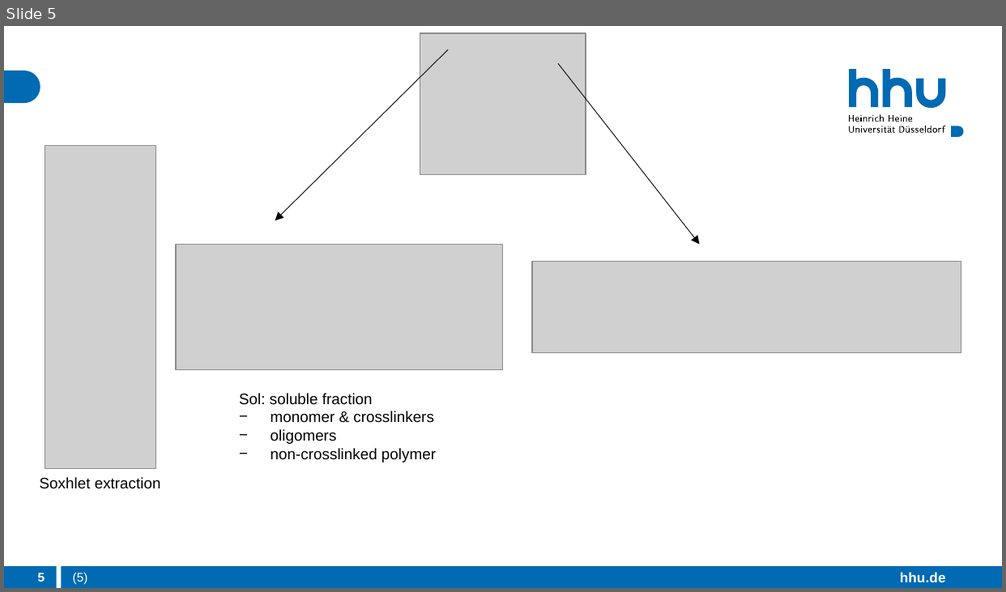
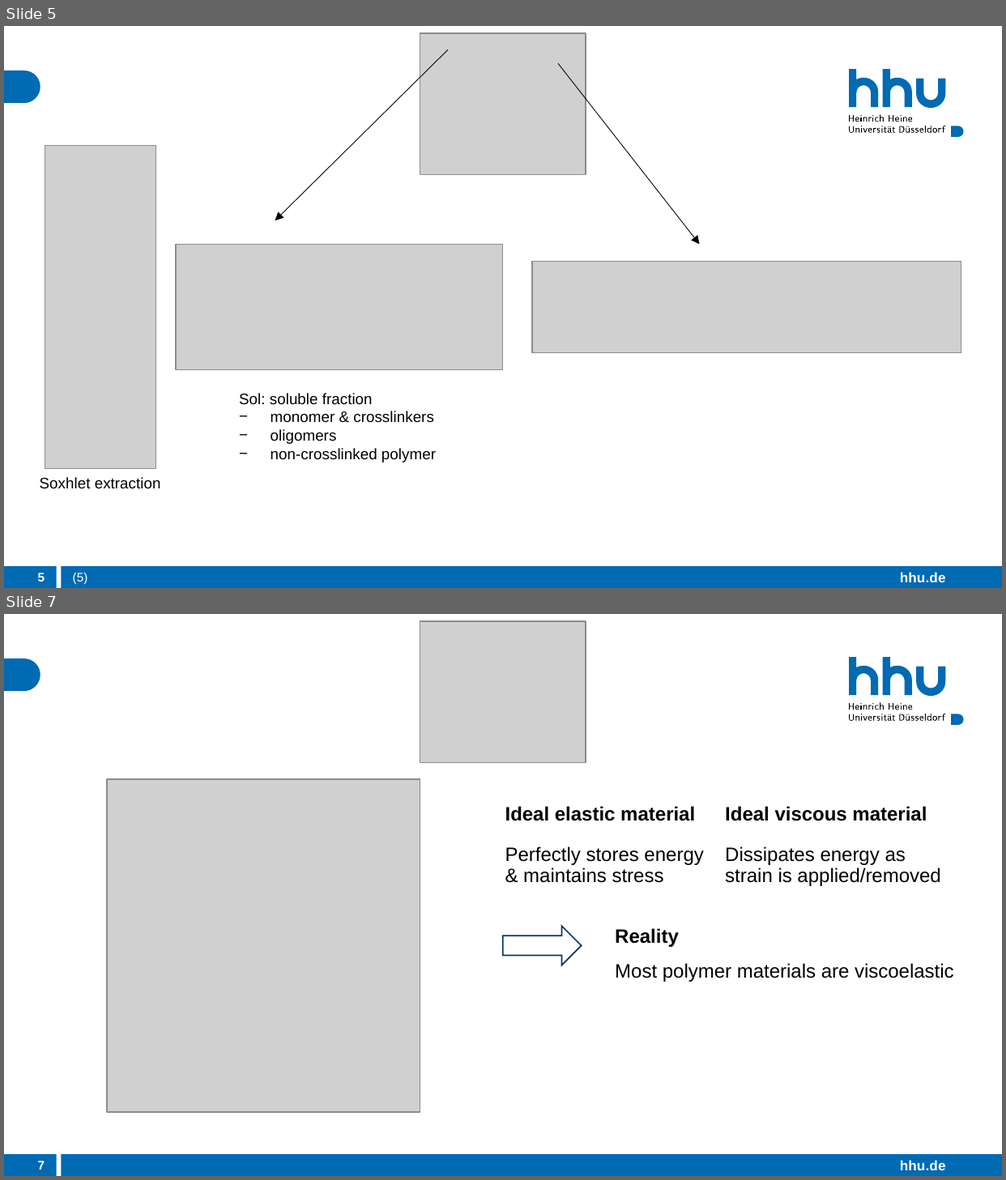
Before and after one commit to 09lena01/M.Sc., a slide deck: 2. Semester/AdMat/Soft Matter (Delaittre)/Characterizing_crosslinked_polymer_networks.pptx. Shown one above the other, each under a label of ours: slide 5 before the commit, slides 5 and 7 after it; the slides between them are not shown. The pictures are 1006x592 and 1006x1180 pixels, drawn with LibreOffice and Linux fonts; fonts in the diff are those of the drawing; grey boxes stand for pictures. Boxes give left, top, right and bottom in pixels: in the first picture for what was removed or moved away, otherwise in the second. Text is boxed around its words. In the diff, an @@ line names an element or a change of style, - is before the commit and + after.

```diff
--- a/2. Semester/AdMat/Soft Matter (Delaittre)/Characterizing_crosslinked_polymer_networks.pptx
+++ b/2. Semester/AdMat/Soft Matter (Delaittre)/Characterizing_crosslinked_polymer_networks.pptx
@@ slide 7 added at (4, 614, 1002, 1176), background #FFFFFF; not listed: 26 template elements that a slide beside it also shows @@
@@ picture added at (420, 621, 586, 763) @@
@@ rectangle added at (61, 714, 675, 730), fill #FFFFFF @@
@@ picture added at (107, 780, 420, 1113) @@
@@ table added at (495, 798, 961, 894), 2 rows, 2 columns @@
+Ideal elastic material | Ideal viscous material
+Perfectly stores energy & maintains stress | Dissipates energy as strain is applied/removed
@@ right arrow added at (503, 927, 582, 966), fill #FFFFFF, outline #003964 1 pt @@
@@ text added at (615, 928, 954, 982), 14 pt, text #000000 @@
+Reality
+Most polymer materials are viscoelastic
@@ page number added at (38, 1161, 45, 1170), 9 pt, text #FFFFFF, bold @@
+7
```
Also in this commit, not shown: 3 slides changed, 7 other slides added, 3 slides removed, 1 other file.
